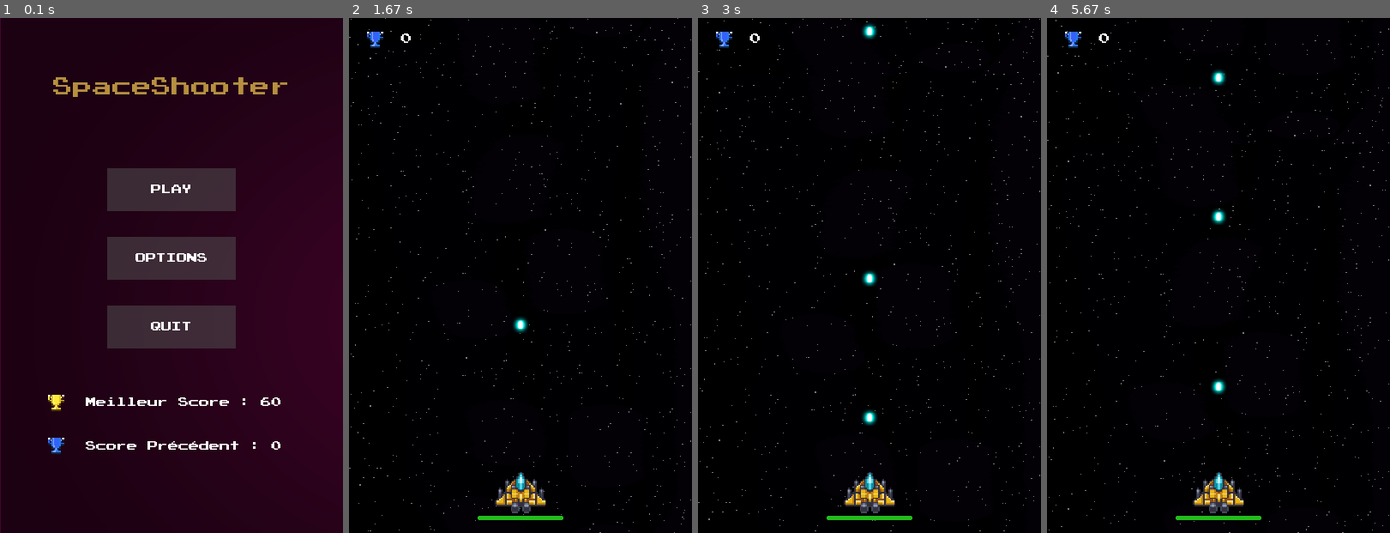
Above: before the commit, frames 1-4 (left to right).
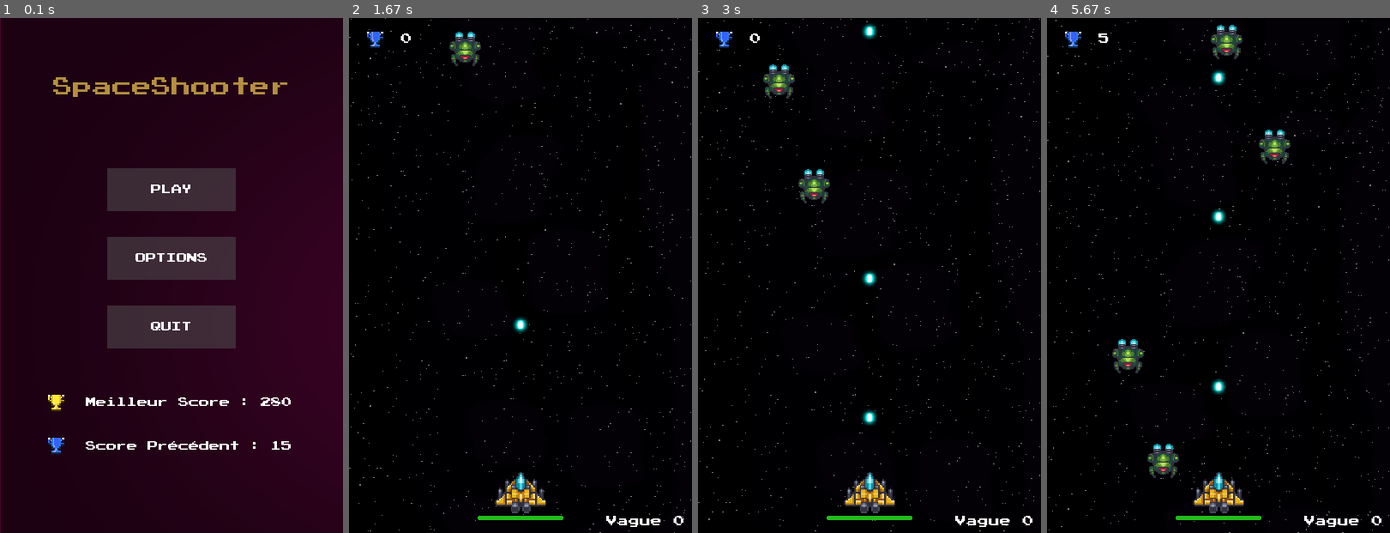
Above: after the commit, the same moments.

Repository: Fabien-crypto/SpaceShooter
Game: pygame game, started from main.py
The game is run twice, just before and just after one commit, with the same random seed, the same clock (stepped at 60 frames per second) and the same inputs.
Inputs:
- Up to frame 1 (0.1 s): no input
- Up to frame 2 (1.67 s): click "PLAY" at 0.38 s; tap Esc at 0.67 s; click "Reprendre" at 1.05 s; tap Space at 1.33 s
- Up to frame 3 (3 s): tap Space at 1.73, 2.03, 2.57, 2.87 s
- Up to frame 4 (5.67 s): tap Space at 3.07, 3.37, 3.63, 3.97, 4.27, 4.8, 5.1, 5.47 s

The runs differ from the first frame. In frame 1, 0.1% of the frame differs, in the area x 76-85%, y 73-84%; in frame 2, 0.6%; in frame 3, 1.0%; in frame 4, 1.9%, in the area x 15-98%, y 1-99%.

Commit message:
Compteur vague

Diff:
--- a/main.py
+++ b/main.py
@@ -112,6 +112,7 @@
         self.rect = self.image.get_rect()
         self.rect.x = monster.rect.x + (monster.rect.width)/2 - self.image.get_width()/2
         self.rect.y = monster.rect.y
+
     def remove(self):
         self.monster.all_laser.remove(self)
     #classe mouvement du laser #
@@ -140,6 +141,7 @@
         self.rect.x = randint(-15,360)
         self.rect.y = -10
         self.delay = 90
+        self.delay_spawn = 1000
 
     def damage(self, amount) :
         self.health -= amount
@@ -257,15 +259,18 @@
         self.all_monsters = pygame.sprite.Group()
         self.monster  = Monster(self)
         self.pressed = {}
-        self.delay_spawn = 900
+        self.delay_spawn = 1000
         self.last_monster = pygame.time.get_ticks()
 
     def check_collision(self, sprite, group) :
         return pygame.sprite.spritecollide(sprite, group, False, pygame.sprite.collide_mask)
 
     def spawn_monster(self):
+        now = pygame.time.get_ticks()
         monster = Monster(self)
-        self.all_monsters.add(monster)
+        if now - self.last_monster > self.delay_spawn :
+            self.all_monsters.add(monster)
+            self.last_monster = now
 
 #Initialisation du jeu#
 pygame.init()
@@ -574,6 +579,8 @@
         pygame.display.update()
 
 
+
+
 def jeu():
     global color
     global score
@@ -600,7 +607,14 @@
 
     # Boucle jeu #
     running = True
-    pygame.key.set_repeat()
+
+    #Vague d'ennemis#
+    vague = 0
+
+    last_seconde = pygame.time.get_ticks()
+    delai = 1000
+    count = 0
+
     while running :
         #appliquer arrière plan et défilement#
         y_background += 1/2
@@ -633,6 +647,10 @@
         Score_TEXT = get_font(13).render((str(game.player.score)), True, color )
         Score_RECT = Score_TEXT.get_rect(topleft=(60, 18))
 
+        #Affichage du score #
+        Vague_TEXT = get_font(13).render(("Vague "+str(vague)), True, color )
+        Vague_RECT = Vague_TEXT.get_rect(topleft=(300, 580))
+
         if game.player.score > int(saveread("bestscore")):
             color="Red"
             Record_TEXT = get_font(8).render("Nouveau record !",True,"Red")
@@ -641,6 +659,7 @@
 
         screen.blit(prec_score,(20,15))
         screen.blit(Score_TEXT, Score_RECT)
+        screen.blit(Vague_TEXT, Vague_RECT)
 
         #récupérer tout les projectiles du joueur #
         for projectile in game.player.all_projectiles :
@@ -649,7 +668,13 @@
             monster.forward()
         game.player.update_health_bar(screen)
 
-
+        now = pygame.time.get_ticks()
+        if count==5 :
+            print('terminé')
+        if (now - last_seconde > delai) and count<5 :
+            count +=1
+            game.spawn_monster()
+            last_seconde = now
 
         # vérifier si le joueur souhaite bouger ou tirer#
         if game.pressed.get(pygame.K_SPACE):
@@ -698,7 +723,6 @@
 
                     for key in listkeys:
                         game.pressed[key] = False
-
                     paused()
             if event.type == pygame.KEYUP :
                 game.pressed[event.key] = False
--- a/scores.txt
+++ b/scores.txt
@@ -1,6 +1,6 @@
-60
-0
-0.0
-0
-0.0
-0
+280
+15
+0.5
+250
+0.5
+250
Binary file changed: assets/menu/blurrybg.jpg
Binary file changed: assets/menu/currentbg.jpg
